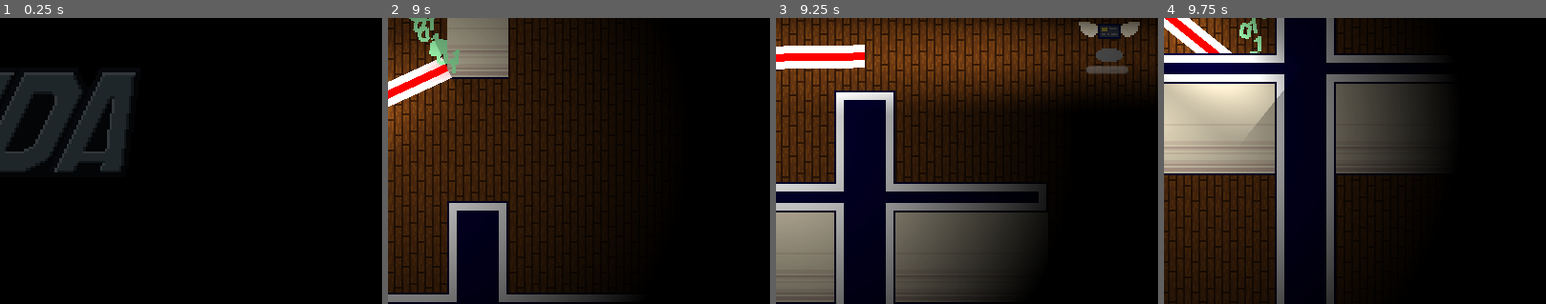
Above: before the commit, frames 1-4 (left to right).
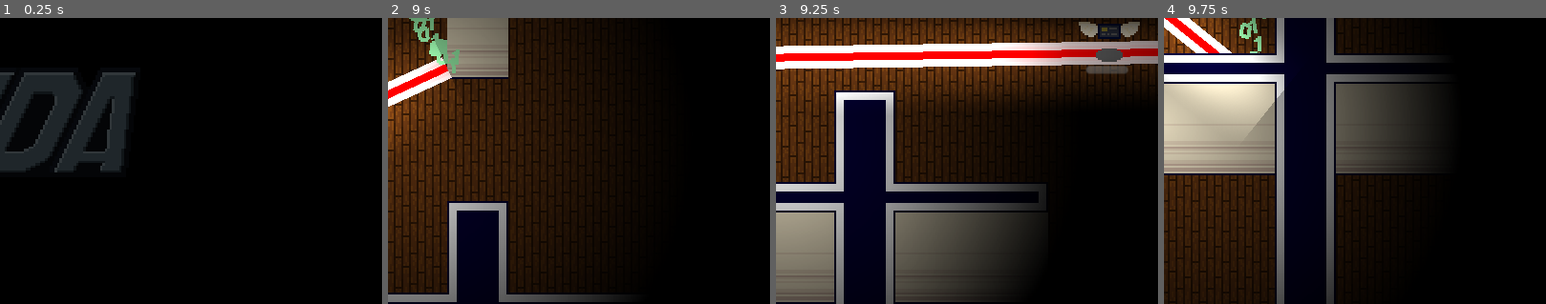
Above: after the commit, the same moments.

Repository: ygda-org/stock-strikers
Game: Godot game, scene res://main/startup_scene.tscn
The game is run twice, just before and just after one commit, with the same random seed, the same clock (stepped at 60 frames per second) and the same inputs. Sound files missing from this copy of the repository are replaced by a short silence.
Inputs (mouse positions are % of the whole screen's width and height, from its top left):
- Up to frame 1 (0.25 s): no input
- Up to frame 2 (9 s): move the mouse to (72, 45) at 0.52 s; hold D (move_right) 0.53-1.28 s; tap Shift (dodge) at 0.6, 2.1, 3.6, 5.85, 7.35, 8.85 s; tap Enter at 1.25 s; move the mouse to (30, 55) at 1.27 s; hold S (move_down) 1.28-2.03 s; click (30, 55) at 1.35 s; move the mouse to (60, 28) at 2.02 s; hold D (move_right) 2.03-2.78 s; tap Space at 2.75 s; move the mouse to (45, 70) at 2.77 s; hold W (move_up) 2.78-3.53 s; click (45, 70) at 2.85 s; move the mouse to (80, 65) at 3.52 s; hold A (move_left) 3.53-4.25 s; click "Start Game" at 4.25 s; move the mouse to (20, 35) at 5.02 s; hold A (move_left) 5.03-5.78 s; click (20, 35) at 5.1 s; move the mouse to (55, 50) at 5.77 s; hold S (move_down) 5.78-6.53 s; move the mouse to (35, 25) at 6.52 s; hold D (move_right) 6.53-7.28 s; click (35, 25) at 6.6 s; move the mouse to (72, 45) at 7.27 s; hold W (move_up) 7.28-8.03 s; move the mouse to (30, 55) at 8.02 s; hold D (move_right) 8.03-8.78 s; click (30, 55) at 8.1 s; move the mouse to (60, 28) at 8.77 s; hold S (move_down) from 8.78 s (still down)
- Up to frame 3 (9.25 s): keep holding S (move_down)
- Up to frame 4 (9.75 s): move the mouse to (45, 70) at 9.52 s; release S (move_down) at 9.53 s; hold A (move_left) from 9.53 s (still down); click (45, 70) at 9.6 s
The pictures show only the part of the screen within x 50-100%, y 32-82%; the shares and areas given below are measured in that part.

Frames 1-2 are identical in both runs. In frame 3, 5.9% of the frame differs, in the area x 23-100%, y 8-18%; in frame 4, nothing differs.

Commit message:
enemy rendering fixed

Diff:
--- a/assets/level/level_tileset.tres
+++ b/assets/level/level_tileset.tres
@@ -62,12 +62,19 @@
 [sub_resource type="TileSetAtlasSource" id="TileSetAtlasSource_h16gl"]
 texture = ExtResource("2_5qgfy")
 0:0/0 = 0
+0:0/0/z_index = -1
 1:0/0 = 0
+1:0/0/z_index = -1
 2:0/0 = 0
+2:0/0/z_index = -1
 3:0/0 = 0
+3:0/0/z_index = -1
 4:0/0 = 0
+4:0/0/z_index = -1
 5:0/0 = 0
+5:0/0/z_index = -1
 6:0/0 = 0
+6:0/0/z_index = -1
 6:0/0/physics_layer_0/polygon_0/points = PackedVector2Array(-8, -8, 8, -8, 8, 8, -8, 8)
 
 [sub_resource type="TileSetAtlasSource" id="TileSetAtlasSource_mlcdt"]
--- a/enemies/enemy_component.gd
+++ b/enemies/enemy_component.gd
@@ -38,6 +38,8 @@
 	pass
 
 func _process(delta):
+	parent.z_index = position.y/256
+
 	if is_knockback:
 		parent.velocity = lerp(parent.velocity, Vector2.ZERO, kb_decel * delta)
 		if parent.velocity.length() < 10:
